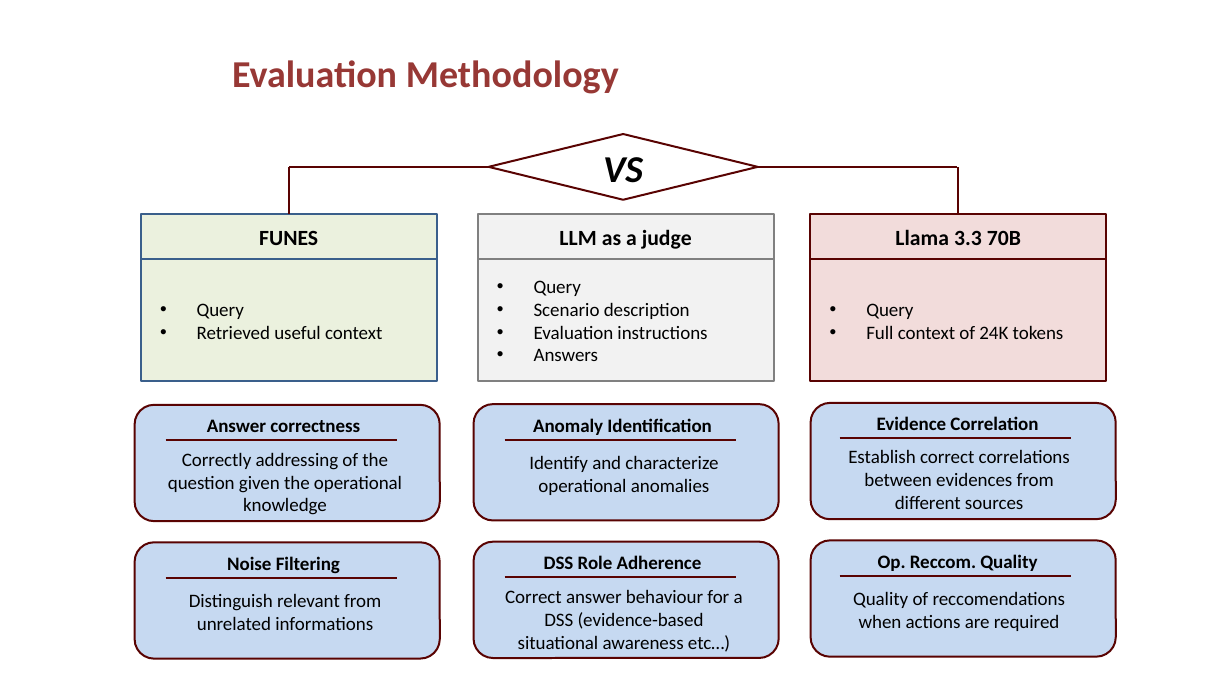
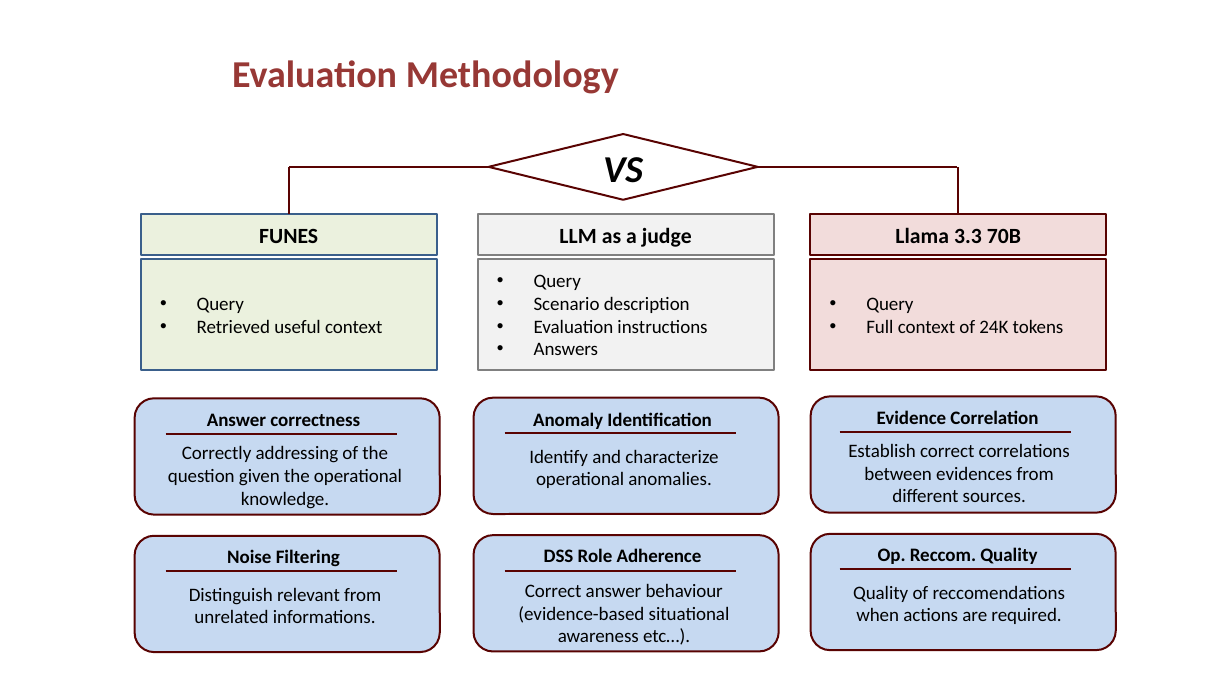
Before and after one commit to AntonLissa/AIRO-thesis, a slide deck: slide 15 of AIRO.pptx (slide 17 before the commit). Drawn at 1232x693 pixels with LibreOffice and Linux fonts; fonts in the diff are those of the drawing; background and template pictures are left out. Boxes give left, top, right and bottom in pixels: in the first picture for what was removed or moved away, otherwise in the second. Text is boxed around its words. In the diff, an @@ line names an element or a change of style, - is before the commit and + after.

```diff
--- a/AIRO.pptx
+++ b/AIRO.pptx
@@ rectangle "FUNES": place and size @@
-rectangle "FUNES" at (141, 215, 437, 260)
+rectangle "FUNES" at (141, 215, 437, 256)
@@ rectangle "LLM as a judge": place and size @@
-rectangle "LLM as a judge" at (478, 215, 775, 260)
+rectangle "LLM as a judge" at (478, 215, 775, 256)
@@ rectangle "Llama 3.3 70B": place and size @@
-rectangle "Llama 3.3 70B" at (810, 215, 1107, 260)
+rectangle "Llama 3.3 70B" at (810, 215, 1107, 256)
@@ rectangle "Query": place and size @@
-rectangle "Query" at (141, 260, 437, 383)
+rectangle "Query" at (141, 260, 437, 371)
@@ rectangle "Query": place and size @@
-rectangle "Query" at (478, 260, 775, 383)
+rectangle "Query" at (478, 260, 775, 371)
@@ rectangle "Query": place and size @@
-rectangle "Query" at (810, 260, 1107, 383)
+rectangle "Query" at (810, 260, 1107, 371)
@@ text at (168, 445, 402, 509): text changed @@
-Correctly addressing of the question given the operational knowledge
+Correctly addressing of the question given the operational knowledge.
@@ text at (529, 449, 718, 488): text changed @@
-Identify and characterize operational anomalies
+Identify and characterize operational anomalies.
@@ text at (848, 443, 1070, 502): text changed @@
-Establish correct correlations between evidences from different sources
+Establish correct correlations between evidences from different sources.
@@ 2 rounded rectangles, 1 line: place and size @@
-2 rounded rectangles, 1 line at (135, 541, 1115, 660)
+2 rounded rectangles, 1 line at (135, 533, 1115, 652)
@@ text at (189, 587, 381, 623): text changed @@
-Distinguish relevant from unrelated informations
+Distinguish relevant from unrelated informations.
@@ text at (518, 583, 730, 645): text changed @@
-Correct answer behaviour for a DSS (evidence-based situational awareness etc…)
+Correct answer behaviour (evidence-based situational awareness etc…).
@@ 6 texts, 5 lines, 4 rounded rectangles: place and size @@
-6 texts, 5 lines, 4 rounded rectangles at (135, 402, 1115, 658)
+6 texts, 5 lines, 4 rounded rectangles at (135, 396, 1115, 652)
@@ text at (853, 585, 1066, 624): text changed @@
-Quality of reccomendations when actions are required
+Quality of reccomendations when actions are required.
```
Also in this commit, not shown: 9 other slides changed, 3 slides removed, 1 other file.
